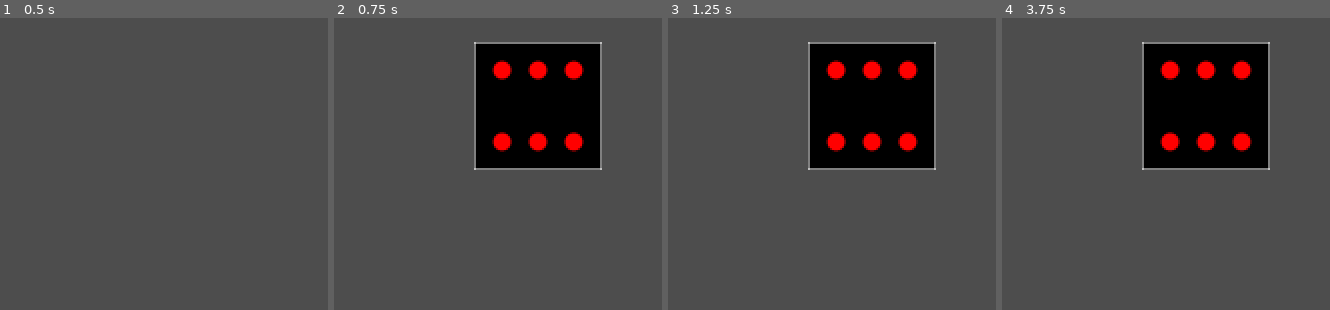
Above: before the commit, frames 1-4 (left to right).
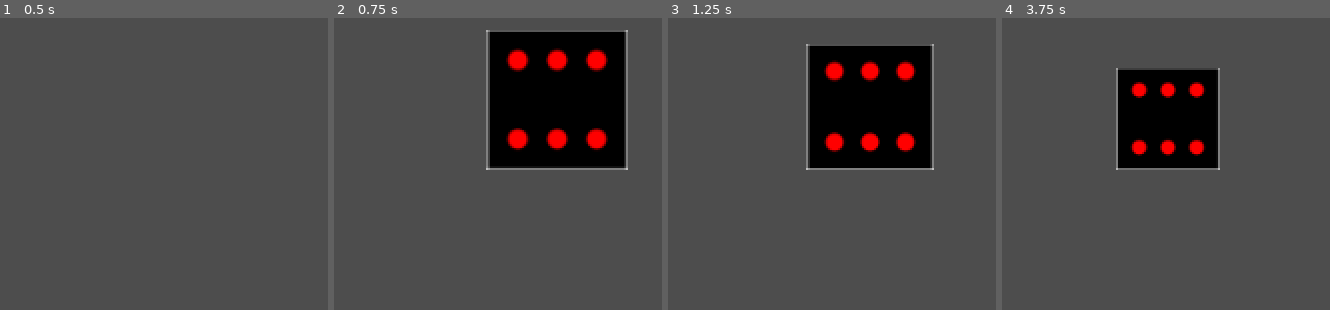
Above: after the commit, the same moments.

Repository: gturri/godot-test
Game: Godot game, scene res://test4-otnup/test4-otnup-main.tscn
Same seed, same stepped clock (60 frames per second), same inputs: the game is played once before the commit and once after it. The project has no main scene, so this scene is started directly.
Inputs (mouse positions are in pixels of both pictures, inside the frame that each line leads up to):
- Up to frame 1 (0.5 s): no input
- Up to frame 2 (0.75 s): tap Enter at 0.5 s; move the mouse to (557, 96) at 0.52 s; hold Right (ui_right) from 0.53 s (still down); hold Mouse wheel up (zoom_in, bound only after the commit) from 0.53 s (still down); click (557, 96) at 0.67 s
- Up to frame 3 (1.25 s): keep holding Right (ui_right); keep holding Mouse wheel up (zoom_in, bound only after the commit); tap Mouse wheel down (zoom_out, bound only after the commit) at 0.8 s
- Up to frame 4 (3.75 s): release Right (ui_right) at 1.25 s; release Mouse wheel up (zoom_in, bound only after the commit) at 1.25 s; tap Space at 1.25, 2.75 s; drag from (outside the picture) to (outside the picture) at 1.27 s; tap Enter at 2, 3.5 s; move the mouse to (outside the picture) at 2.02 s; press the mouse at (outside the picture) at 2.03 s; hold Right (ui_right) 2.03-2.75 s; tap Mouse wheel down (zoom_out, bound only after the commit) at 2.3 s; release the mouse at (outside the picture) at 2.75 s; drag from (outside the picture) to (outside the picture) at 2.77 s; move the mouse to (outside the picture) at 3.52 s; hold Left (ui_left) from 3.53 s (still down); hold Mouse wheel down (zoom_out, bound only after the commit) from 3.53 s (still down); click (outside the picture) at 3.67 s

Frame 1 is identical in both runs. In frame 2, 12% of the frame differs, in the area x 42-90%, y 4-53%; in frame 3, 3.0%; in frame 4, 14%, in the area x 34-82%, y 8-53%.

Commit message:
Can zoom-in and zoom-out

Diff:
--- a/project.godot
+++ b/project.godot
@@ -30,6 +30,16 @@
 "events": [Object(InputEventMouseButton,"resource_local_to_scene":false,"resource_name":"","device":-1,"window_id":0,"a …(253 unchanged characters)…
 ]
 }
+zoom_in={
+"deadzone": 0.5,
+"events": [Object(InputEventMouseButton,"resource_local_to_scene":false,"resource_name":"","device":-1,"window_id":0,"alt_pressed":false,"shift_pressed":false,"ctrl_pressed":false,"meta_pressed":false,"button_mask":0,"position":Vector2(0, 0),"global_position":Vector2(0, 0),"factor":1.0,"button_index":4,"canceled":false,"pressed":false,"double_click":false,"script":null)
+]
+}
+zoom_out={
+"deadzone": 0.5,
+"events": [Object(InputEventMouseButton,"resource_local_to_scene":false,"resource_name":"","device":-1,"window_id":0,"alt_pressed":false,"shift_pressed":false,"ctrl_pressed":false,"meta_pressed":false,"button_mask":0,"position":Vector2(0, 0),"global_position":Vector2(0, 0),"factor":1.0,"button_index":5,"canceled":false,"pressed":false,"double_click":false,"script":null)
+]
+}
 
 [rendering]
 
--- a/test4-otnup/Camera2D.gd
+++ b/test4-otnup/Camera2D.gd
@@ -1,5 +1,6 @@
 extends Camera2D
 
+var zoom_factor = 0.1
 var moveCamera: bool = false
 var previousPosition: Vector2
 
@@ -12,5 +13,9 @@
 			moveCamera = false
 	elif event is InputEventMouseMotion && moveCamera:
 		# get_tree().set_input_as_handled(); # TODO: understand if we need this line (which comes from the snippet on https://forum.godotengine.org/t/how-to-drag-camera-with-mouse/28508/2 )
-		position += (previousPosition - event.position)
+		position += (previousPosition - event.position) / zoom
 		previousPosition = event.position
+	elif event.is_action_pressed("zoom_in"):
+		zoom *= 1+zoom_factor
+	elif event.is_action_pressed("zoom_out"):
+		zoom *= 1-zoom_factor
